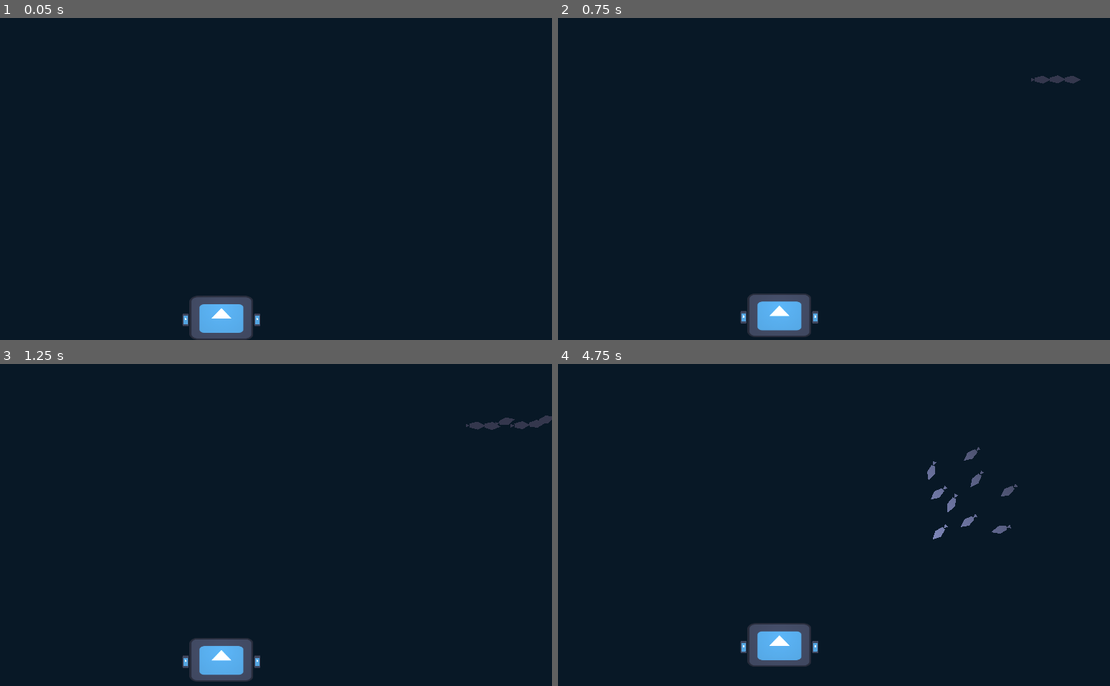
Above: before the commit, frames 1-4 (two rows, left to right).
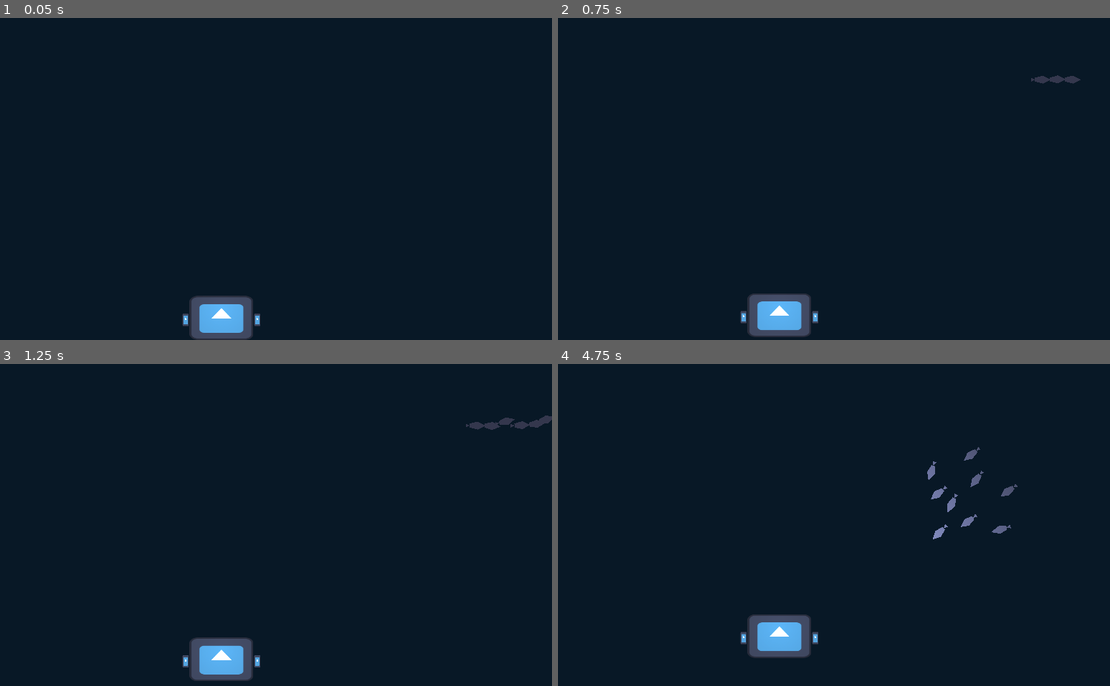
Above: after the commit, the same moments.

Repository: linuxhuskarl/godot-kosmo
Game: Godot game, scene res://scenes/test_ground.tscn
The game is run twice, just before and just after one commit, with the same random seed, the same clock (stepped at 60 frames per second) and the same inputs. The engine's default icon, where the game draws it, is replaced by a stand-in: a white triangle on a blue panel in a dark square.
Inputs (mouse positions are in pixels of both pictures, inside the frame that each line leads up to):
- Up to frame 1 (0.05 s): no input
- Up to frame 2 (0.75 s): tap Enter at 0.5 s; move the mouse to (949, 162) at 0.52 s; hold Alt from 0.53 s (still down); click (949, 162) at 0.67 s
- Up to frame 3 (1.25 s): keep holding Alt; tap Space at 0.77 s
- Up to frame 4 (4.75 s): release Alt at 1.25 s; drag from (707, 541) to (795, 589) at 1.27 s; move the mouse to (878, 454) at 2.02 s; hold Ctrl 2.03-2.75 s; click (878, 454) at 2.17 s; drag from (795, 589) to (651, 476) at 2.77 s; move the mouse to (994, 573) at 3.52 s; hold Alt 3.53-4.25 s; click (994, 573) at 3.67 s; tap Space at 3.77 s; drag from (651, 476) to (734, 444) at 4.27 s

Frame 1 is identical in both runs. In frame 2, less than 0.1% of the frame differs, in the area x 33-48%, y 88-98%; in frame 3, 0.2%; in frame 4, 1.3%, in the area x 32-48%, y 77-94%.

Commit message:
Added Rapier2D and ropes

Diff:
--- a/project.godot
+++ b/project.godot
@@ -32,34 +32,44 @@
 left={
 "deadzone": 0.5,
 "events": [Object(InputEventKey,"resource_local_to_scene":false,"resource_name":"","device":-1,"window_id":0,"alt_press …(191 unchanged characters)…
-, Object(InputEventJoypadMotion,"resource_local_to_scene":false,"resource_name":"","device":-1,"axis":4,"axis_value":1.0,"script":null)
+, Object(InputEventJoypadMotion,"resource_local_to_scene":false,"resource_name":"","device":0,"axis":4,"axis_value":1.0,"script":null)
 , Object(InputEventKey,"resource_local_to_scene":false,"resource_name":"","device":-1,"window_id":0,"alt_pressed":false …(183 unchanged characters)…
 ]
 }
 left_reverse={
 "deadzone": 0.5,
 "events": [Object(InputEventKey,"resource_local_to_scene":false,"resource_name":"","device":-1,"window_id":0,"alt_press …(192 unchanged characters)…
-, Object(InputEventJoypadButton,"resource_local_to_scene":false,"resource_name":"","device":-1,"button_index":9,"pressure":0.0,"pressed":true,"script":null)
+, Object(InputEventJoypadButton,"resource_local_to_scene":false,"resource_name":"","device":0,"button_index":9,"pressure":0.0,"pressed":true,"script":null)
 , Object(InputEventKey,"resource_local_to_scene":false,"resource_name":"","device":-1,"window_id":0,"alt_pressed":false …(183 unchanged characters)…
 ]
 }
 right={
 "deadzone": 0.5,
 "events": [Object(InputEventKey,"resource_local_to_scene":false,"resource_name":"","device":-1,"window_id":0,"alt_press …(192 unchanged characters)…
-, Object(InputEventJoypadMotion,"resource_local_to_scene":false,"resource_name":"","device":-1,"axis":5,"axis_value":1.0,"script":null)
+, Object(InputEventJoypadMotion,"resource_local_to_scene":false,"resource_name":"","device":0,"axis":5,"axis_value":1.0,"script":null)
 , Object(InputEventKey,"resource_local_to_scene":false,"resource_name":"","device":-1,"window_id":0,"alt_pressed":false …(183 unchanged characters)…
 ]
 }
 right_reverse={
 "deadzone": 0.5,
 "events": [Object(InputEventKey,"resource_local_to_scene":false,"resource_name":"","device":-1,"window_id":0,"alt_press …(192 unchanged characters)…
-, Object(InputEventJoypadButton,"resource_local_to_scene":false,"resource_name":"","device":-1,"button_index":10,"pressure":0.0,"pressed":true,"script":null)
+, Object(InputEventJoypadButton,"resource_local_to_scene":false,"resource_name":"","device":0,"button_index":10,"pressure":0.0,"pressed":true,"script":null)
 , Object(InputEventKey,"resource_local_to_scene":false,"resource_name":"","device":-1,"window_id":0,"alt_pressed":false …(183 unchanged characters)…
 ]
 }
 no_input={
 "deadzone": 0.5,
 "events": []
+}
+player2_left={
+"deadzone": 0.5,
+"events": [Object(InputEventJoypadMotion,"resource_local_to_scene":false,"resource_name":"","device":1,"axis":4,"axis_value":1.0,"script":null)
+]
+}
+player2_right={
+"deadzone": 0.5,
+"events": [Object(InputEventJoypadMotion,"resource_local_to_scene":false,"resource_name":"","device":1,"axis":5,"axis_value":1.0,"script":null)
+]
 }
 
 [layer_names]
@@ -71,6 +81,7 @@
 [physics]
 
 common/physics_jitter_fix=0.0
+2d/physics_engine="Rapier2D"
 2d/default_gravity=10.0
 2d/default_gravity_vector=Vector2(0, -1)
 common/physics_interpolation=true
--- /dev/null
+++ b/rope/rope.gd
@@ -0,0 +1,58 @@
+extends Node2D
+
+@export var body_A: PhysicsBody2D = null
+@export var body_B: PhysicsBody2D = null
+@export_range(0.0, 0.9) var joint_bias : float = 0 :
+	set(value):
+		joint_bias = value
+		for joint in joints_created:
+			joint.bias = joint_bias
+
+var segments_created: Array[RopeSegment] = []
+var joints_created: Array[PinJoint2D] = []
+
+
+@onready var rope_start: Marker2D = $RopeStart
+@onready var rope_end: Marker2D = $RopeEnd
+
+const ROPE_SEGMENT = preload("res://rope/rope_segment.tscn")
+
+# Called when the node enters the scene tree for the first time.
+func _ready() -> void:
+	generate_rope_segments()
+
+
+# Called every frame. 'delta' is the elapsed time since the previous frame.
+func _process(delta: float) -> void:
+	pass
+
+func create_pin_joint(body_A: PhysicsBody2D, body_B: PhysicsBody2D, pin_position: Vector2) -> void:
+	var joint := PinJoint2D.new()
+	add_child(joint)
+	joints_created.append(joint)
+	joint.global_position = pin_position
+	joint.node_a = body_A.get_path()
+	joint.node_b = body_B.get_path()
+	joint.bias = joint_bias
+
+func generate_rope_segments() -> void:
+	var rope_length: float = rope_start.global_position.distance_to(rope_end.global_position)
+	var direction_angle: float = rope_start.global_position.angle_to_point(rope_end.global_position)
+	var temp_segment: RopeSegment = ROPE_SEGMENT.instantiate()
+	add_child(temp_segment)
+	var segment_length : float = temp_segment.length()
+	temp_segment.queue_free()
+	var segment_count : int = ceili(rope_length / segment_length)
+	var real_segment_length : float = rope_length / segment_count
+	for i in range(segment_count):
+		var segment_start = lerp(rope_start.global_position, rope_end.global_position, float(i)/segment_count)
+		var segment: RopeSegment = ROPE_SEGMENT.instantiate()
+		add_child(segment)
+		segments_created.append(segment)
+		segment.global_position = segment_start - segment.segment_start.position
+		segment.rotation = direction_angle
+
+	create_pin_joint(body_A, segments_created[0], rope_start.global_position)
+	for i in range(1, segment_count):
+		create_pin_joint(segments_created[i-1], segments_created[i], segments_created[i].segment_start.global_position)
+	create_pin_joint(segments_created[-1], body_B, rope_end.global_position)
--- a/rope/rope.tscn
+++ b/rope/rope.tscn
@@ -1,6 +1,9 @@
-[gd_scene format=3 uid="uid://qhrc7yjd5084"]
+[gd_scene load_steps=2 format=3 uid="uid://qhrc7yjd5084"]
+
+[ext_resource type="Script" path="res://rope/rope.gd" id="1_2avrr"]
 
 [node name="Rope" type="Node2D"]
+script = ExtResource("1_2avrr")
 
 [node name="RopeStart" type="Marker2D" parent="."]
 
--- /dev/null
+++ b/rope/rope_segment.gd
@@ -0,0 +1,7 @@
+class_name RopeSegment extends RigidBody2D
+
+@onready var segment_start: Marker2D = $SegmentStart
+@onready var segment_end: Marker2D = $SegmentEnd
+
+func length() -> float:
+	return segment_start.global_position.distance_to(segment_end.global_position)
--- a/rope/rope_segment.tscn
+++ b/rope/rope_segment.tscn
@@ -1,5 +1,40 @@
-[gd_scene format=3 uid="uid://w1mrpu7osbky"]
+[gd_scene load_steps=5 format=3 uid="uid://w1mrpu7osbky"]
+
+[ext_resource type="Script" path="res://rope/rope_segment.gd" id="1_cawxw"]
+
+[sub_resource type="Gradient" id="Gradient_g8jba"]
+offsets = PackedFloat32Array(0.494565, 0.910326, 0.997283)
+colors = PackedColorArray(1, 1, 1, 1, 0.182796, 0.182796, 0.182796, 1, 0, 0, 0, 0)
+
+[sub_resource type="GradientTexture2D" id="GradientTexture2D_pb2eq"]
+gradient = SubResource("Gradient_g8jba")
+height = 16
+fill = 1
+fill_from = Vector2(0.487179, 0.504274)
+
+[sub_resource type="RectangleShape2D" id="RectangleShape2D_n42ua"]
+size = Vector2(40, 10)
 
 [node name="RopeSegment" type="RigidBody2D"]
+collision_layer = 0
+collision_mask = 2
+mass = 0.05
+gravity_scale = -2.0
+script = ExtResource("1_cawxw")
+
+[node name="Polygon2D" type="Polygon2D" parent="."]
+texture_repeat = 2
+position = Vector2(-23, 1)
+texture = SubResource("GradientTexture2D_pb2eq")
+texture_offset = Vector2(0, 8)
+polygon = PackedVector2Array(6, -7, 41, -7, 45, -4, 45, 2, 41, 5, 6, 5, 2, 2, 2, -4)
 
 [node name="CollisionShape2D" type="CollisionShape2D" parent="."]
+position = Vector2(0.5, 0)
+shape = SubResource("RectangleShape2D_n42ua")
+
+[node name="SegmentStart" type="Marker2D" parent="."]
+position = Vector2(-18, 0)
+
+[node name="SegmentEnd" type="Marker2D" parent="."]
+position = Vector2(19, 0)
--- /dev/null
+++ b/rope/test_rope.tscn
@@ -0,0 +1,51 @@
+[gd_scene load_steps=5 format=3 uid="uid://d184oahinljem"]
+
+[ext_resource type="PackedScene" uid="uid://qhrc7yjd5084" path="res://rope/rope.tscn" id="1_vcdb4"]
+[ext_resource type="Texture2D" uid="uid://dq70md6xvpoxs" path="res://icon.svg" id="2_furvs"]
+
+[sub_resource type="RectangleShape2D" id="RectangleShape2D_sgfyl"]
+size = Vector2(128, 128)
+
+[sub_resource type="CircleShape2D" id="CircleShape2D_ev682"]
+radius = 23.15
+
+[node name="TestRope" type="Node2D"]
+
+[node name="Rope" parent="." node_paths=PackedStringArray("body_A", "body_B") instance=ExtResource("1_vcdb4")]
+body_A = NodePath("../Box2")
+body_B = NodePath("../Box")
+
+[node name="RopeStart" parent="Rope" index="0"]
+position = Vector2(316, 261)
+
+[node name="RopeEnd" parent="Rope" index="1"]
+position = Vector2(687, 281)
+
+[node name="Box" type="RigidBody2D" parent="."]
+position = Vector2(687, 281)
+gravity_scale = -2.0
+
+[node name="Sprite2D" type="Sprite2D" parent="Box"]
+texture = ExtResource("2_furvs")
+
+[node name="CollisionShape2D" type="CollisionShape2D" parent="Box"]
+shape = SubResource("RectangleShape2D_sgfyl")
+
+[node name="Box2" type="RigidBody2D" parent="."]
+position = Vector2(315, 261)
+
+[node name="Sprite2D" type="Sprite2D" parent="Box2"]
+texture = ExtResource("2_furvs")
+
+[node name="CollisionShape2D" type="CollisionShape2D" parent="Box2"]
+shape = SubResource("RectangleShape2D_sgfyl")
+
+[node name="StaticBody2D" type="StaticBody2D" parent="."]
+position = Vector2(472, 342)
+collision_layer = 2
+collision_mask = 3
+
+[node name="CollisionShape2D" type="CollisionShape2D" parent="StaticBody2D"]
+shape = SubResource("CircleShape2D_ev682")
+
+[editable path="Rope"]
--- a/ships/booster.gd
+++ b/ships/booster.gd
@@ -13,6 +13,7 @@
 	if not parent:
 		return
 
+
 	var input := Input.get_axis(reverse_action, action)
 	if input != 0.0:
 		parent.apply_force(
--- a/ships/ship.tscn
+++ b/ships/ship.tscn
@@ -10,7 +10,7 @@
 
 [node name="Ship" type="RigidBody2D"]
 mass = 20.0
-linear_damp = 1.0
+linear_damp = 0.5
 script = ExtResource("1_de3ev")
 
 [node name="Sprite2D" type="Sprite2D" parent="."]
Not shown, added: addons/godot-rapier2d/Fluid2D.svg
Not shown, added: addons/godot-rapier2d/Fluid2D.svg.import
Not shown, added: addons/godot-rapier2d/Radial2D.svg
Not shown, added: addons/godot-rapier2d/Radial2D.svg.import
Not shown, added: addons/godot-rapier2d/THIRDPARTY.txt
Not shown, added: addons/godot-rapier2d/circle_mesh.tres
Not shown, added: addons/godot-rapier2d/faucet_2d.gd
Not shown, added: addons/godot-rapier2d/fluid_2d_circle.gd
Not shown, added: addons/godot-rapier2d/fluid_2d_rectangle.gd
Not shown, added: addons/godot-rapier2d/fluid_2d_renderer.gd
Not shown, added: addons/godot-rapier2d/fluid_2d_shader_renderer.gd
Binary file added: addons/godot-rapier2d/logo_square_2d.png
(and 22 more such lines)
